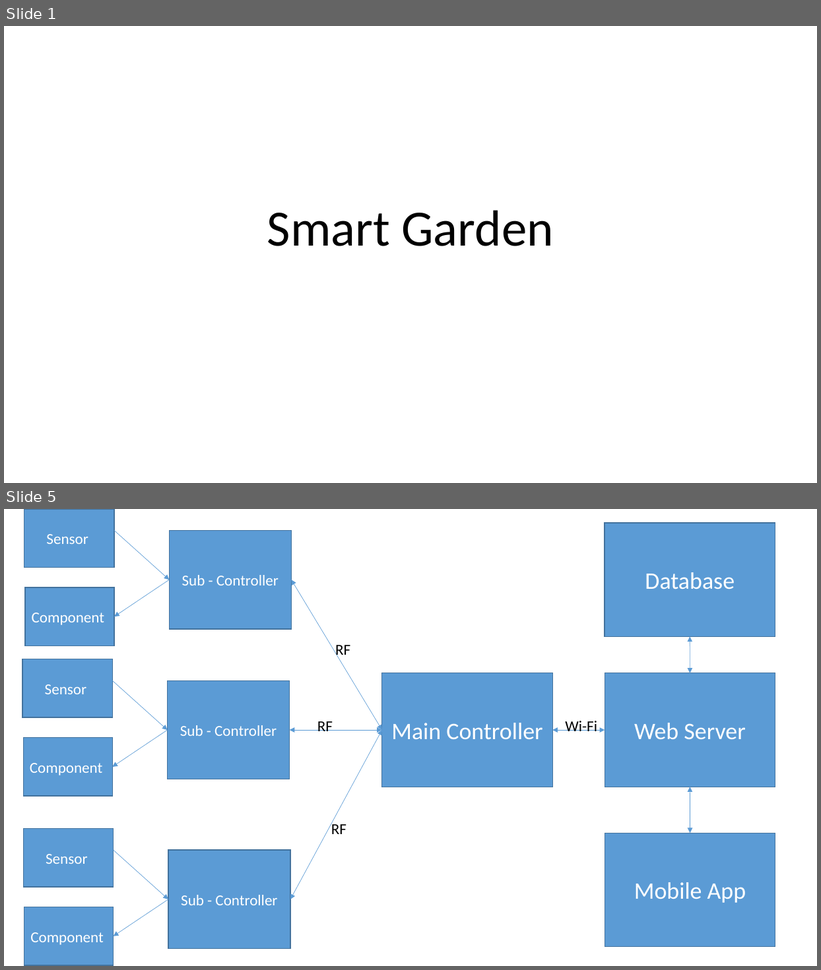
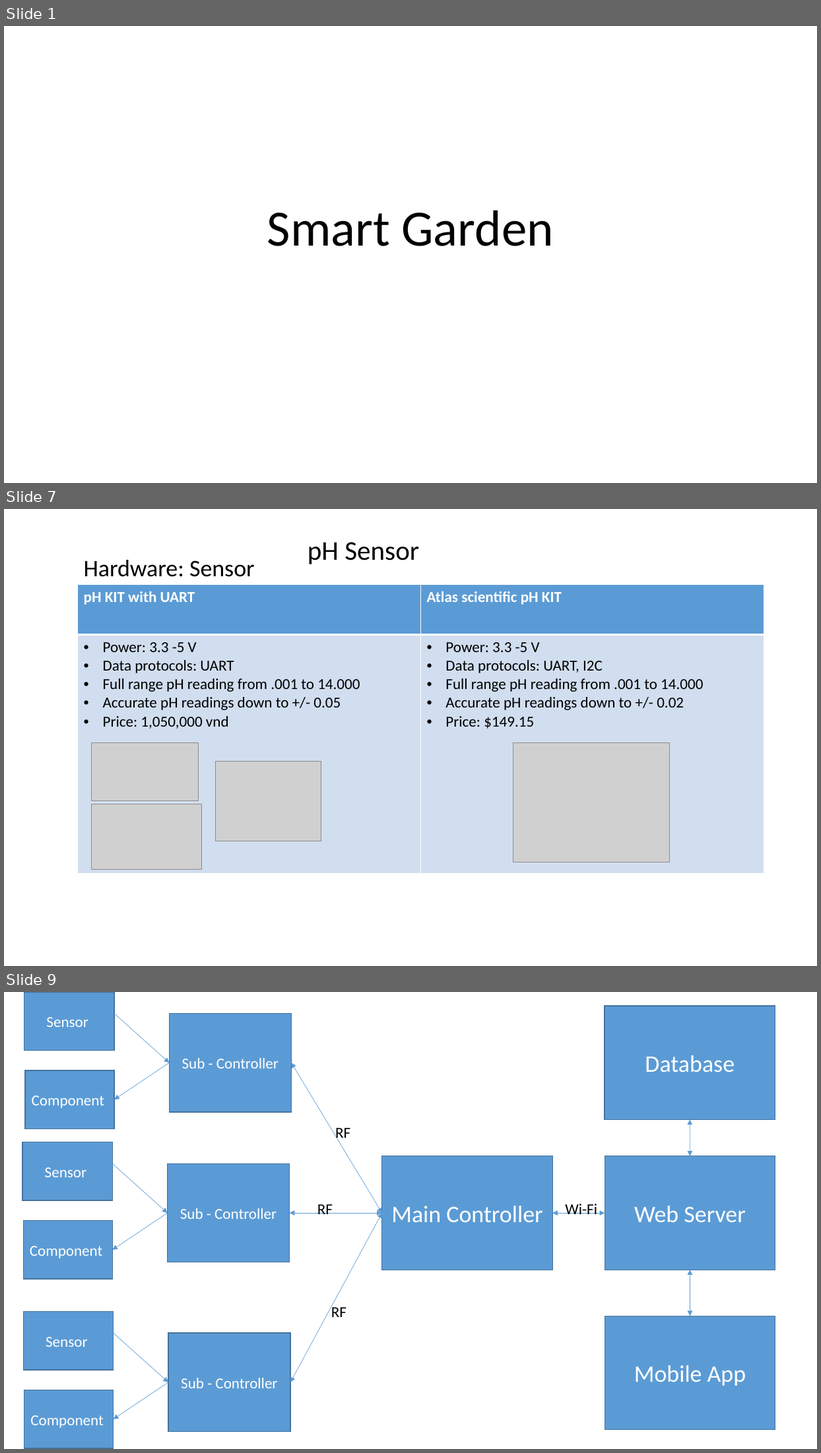
Before and after one commit to sangphanthanh/CP_SmartGarden, a slide deck: document/Presentation/Present01.pptx. Shown one above the other, each under a label of ours: slides 1 and 5 before the commit, slides 1, 7 and 9 after it; the slides between them are not shown. The pictures are 821x970 and 821x1453 pixels, drawn with LibreOffice and Linux fonts; fonts in the diff are those of the drawing; grey boxes stand for pictures. Boxes give left, top, right and bottom in pixels: in the first picture for what was removed or moved away, otherwise in the second. Text is boxed around its words. In the diff, an @@ line names an element or a change of style, - is before the commit and + after.

```diff
--- a/document/Presentation/Present01.pptx
+++ b/document/Presentation/Present01.pptx
@@ slide 7 added at box(4, 509, 817, 966), background #FFFFFF @@
@@ text added at box(308, 542, 419, 564), 32 pt, text #000000 @@
+pH Sensor
@@ text added at box(84, 560, 255, 577), 28 pt, text #000000 @@
+Hardware: Sensor
@@ table added at box(78, 585, 765, 874), 2 rows, 2 columns @@
+pH KIT with UART | Atlas scientific pH KIT
+Power: 3.3 -5 V / Data protocols: UART / Full range pH reading from .001 to 14.000 / Accurate pH readings down to +/- 0.05 / Price: 1,050,000 vnd | Power: 3.3 -5 V / Data protocols: UART, I2C / Full range pH reading from .001 to 14.000 / Accurate pH readings down to +/- 0.02 / Price: $149.15
@@ picture added at box(92, 743, 199, 801) @@
@@ picture added at box(514, 743, 670, 863) @@
@@ picture added at box(216, 762, 321, 842) @@
@@ picture added at box(92, 805, 201, 869) @@
@@ what was slide 5 is now slide 9 @@
```
Also in this commit, not shown: 2 slides changed, 7 other slides added, 3 slides removed, 7 other files.
